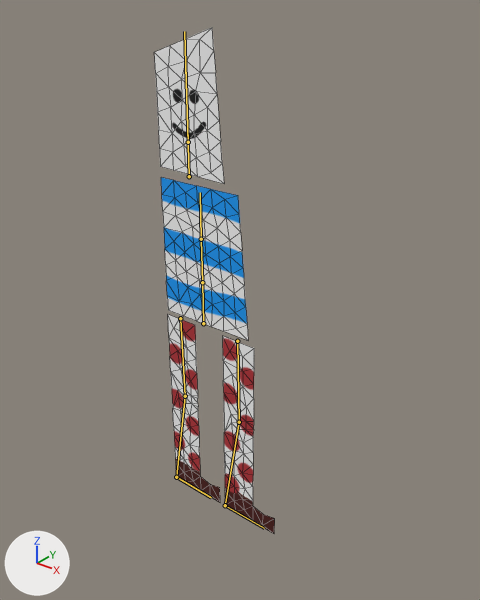
The Blender file blend/char01.blend, before and after one commit.
Before and after are seen from a 50 mm lens placed at (2.95, -3.24, 1.79), pointed at (0.29, 0.09, -0.27). Lighting does not change. The marker at lower left points along +X, +Y and +Z. The bones that bend it are drawn over the model as lines. Mesh edges are drawn as thin lines.

In view in the first picture: 'CharMesh', 'face'.
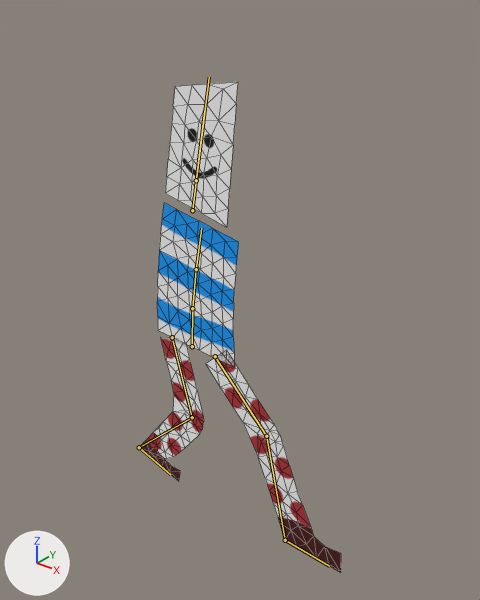
The newer file adds an action. The first version stands in its rest pose; the second is drawn at frame 17 of the action 'WalkB2'.

Location of each change, (x1, y1, x2, y2) in pixels of the pictures (480 x 600 px):
'CharMesh', posed (77% wider)
    before: (161, 177, 275, 534)
    after: (139, 203, 341, 572)
'face', posed (8% shorter)
    before: (154, 27, 224, 184)
    after: (165, 82, 238, 227)
bone 'spine', root to tip
    before: (203, 323) to (202, 282)
    after: (192, 346) to (192, 308)
bone 'spine1', root to tip
    before: (202, 282) to (201, 239)
    after: (192, 308) to (196, 269)
bone 'spine2', root to tip
    before: (201, 239) to (200, 192)
    after: (196, 269) to (201, 228)
bone 'leg01.r', root to tip
    before: (180, 318) to (185, 396)
    after: (215, 356) to (266, 436)
bone 'leg01.l', root to tip
    before: (237, 341) to (239, 422)
    after: (172, 337) to (192, 417)
bone 'foot.l', root to tip
    before: (225, 505) to (264, 528)
    after: (139, 447) to (170, 474)

Patch to the scene script:
```diff
--- a/blend/char01.blend.py
+++ b/blend/char01.blend.py
@@ bone_torso @@
 bone_torso = bpy.data.objects['Armature'].pose.bones['torso']
-bone_torso.location = (0.0, 0.0, 0.0)
-bone_torso.rotation_quaternion = (1.0, 0.0, 0.0, 0.0)  # degrees (0, 0, 0)
+bone_torso.location = (0.0, -0.203, -0.119)
+bone_torso.rotation_quaternion = (1.0, 0.029, 0.0, 0.0)  # degrees (3, 0, 0)
@@ bone_spine @@
 bone_spine = bpy.data.objects['Armature'].pose.bones['spine']  # child of 'torso'
-bone_spine.location = (0.0, 0.0, 0.0)
+bone_spine.location = (-0.006, -0.039, 0.0)
@@ bone_spine1 @@
 bone_spine1 = bpy.data.objects['Armature'].pose.bones['spine1']  # child of 'spine'
-bone_spine1.rotation_quaternion = (1.0, 0.0, 0.0, 0.0)  # degrees (0, 0, 0)
+bone_spine1.rotation_quaternion = (0.999, 0.0, 0.0, -0.038)  # degrees (0, 0, -4)
@@ bone_spine2 @@
 bone_spine2 = bpy.data.objects['Armature'].pose.bones['spine2']  # child of 'spine1'
-bone_spine2.rotation_quaternion = (1.0, 0.0, 0.0, 0.0)  # degrees (0, 0, 0)
+bone_spine2.rotation_quaternion = (1.0, 0.0, 0.0, -0.025)  # degrees (0, 0, -3)
@@ bone_leg01_r @@
 bone_leg01_r = bpy.data.objects['Armature'].pose.bones['leg01.r']  # child of 'torso'
-bone_leg01_r.location = (0.0, 0.0, 0.0)
-bone_leg01_r.rotation_quaternion = (1.0, 0.0, 0.0, 0.0)  # degrees (0, 0, 0)
+bone_leg01_r.location = (0.0, -0.001, -0.463)
+bone_leg01_r.rotation_quaternion = (0.919, -0.393, 0.0, 0.0)  # degrees (-46, 0, 0)
@@ bone_leg01_l @@
 bone_leg01_l = bpy.data.objects['Armature'].pose.bones['leg01.l']  # child of 'torso'
-bone_leg01_l.location = (0.0, 0.0, 0.0)
-bone_leg01_l.rotation_quaternion = (1.0, 0.0, 0.0, 0.0)  # degrees (0, 0, 0)
+bone_leg01_l.location = (0.028, 0.022, 0.567)
+bone_leg01_l.rotation_quaternion = (0.986, -0.166, 0.005, 0.013)  # degrees (-19, 1, 1)
@@ bone_foot_l @@
 bone_foot_l = bpy.data.objects['Armature'].pose.bones['foot.l']  # child of 'leg02.l'
-bone_foot_l.rotation_quaternion = (1.0, 0.0, 0.0, 0.0)  # degrees (0, 0, 0)
+bone_foot_l.rotation_quaternion = (0.992, 0.125, 0.0, 0.0)  # degrees (14, 0, 0)
@@ bone_leg_ik_r @@
 bone_leg_ik_r = bpy.data.objects['Armature'].pose.bones['leg_ik.r']
-bone_leg_ik_r.location = (0.0, 0.0, 0.0)
+bone_leg_ik_r.location = (0.0, 0.0, -1.167)
@@ bone_leg_ik_l @@
 bone_leg_ik_l = bpy.data.objects['Armature'].pose.bones['leg_ik.l']
-bone_leg_ik_l.location = (0.0, 0.0, 0.0)
+bone_leg_ik_l.location = (0.003, -0.09, 1.025)
```
